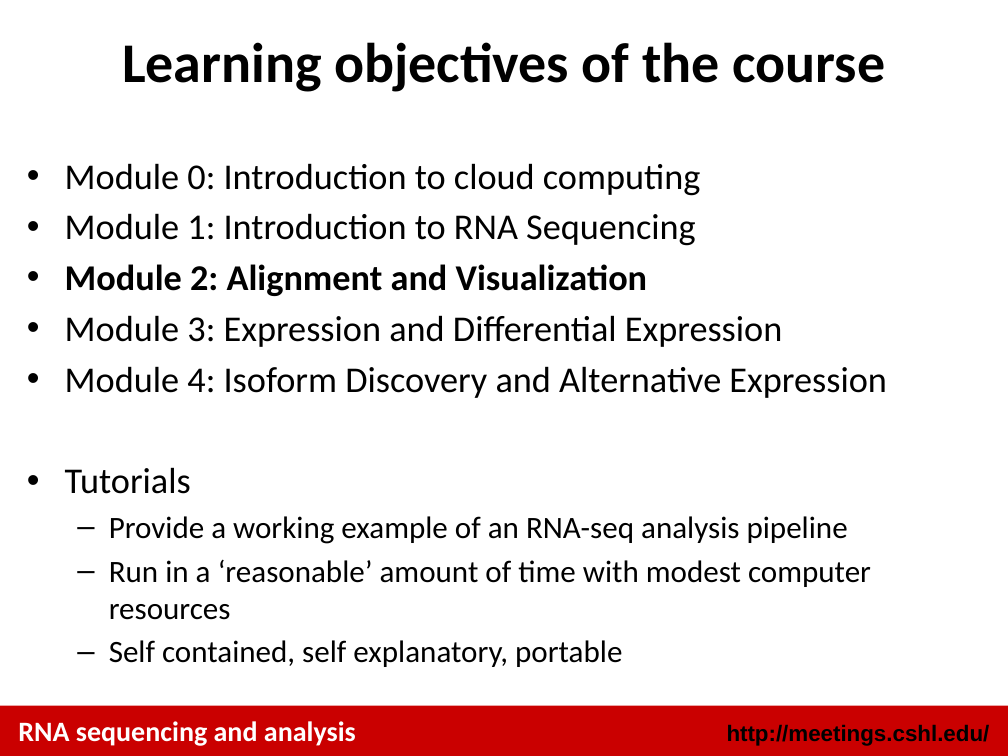
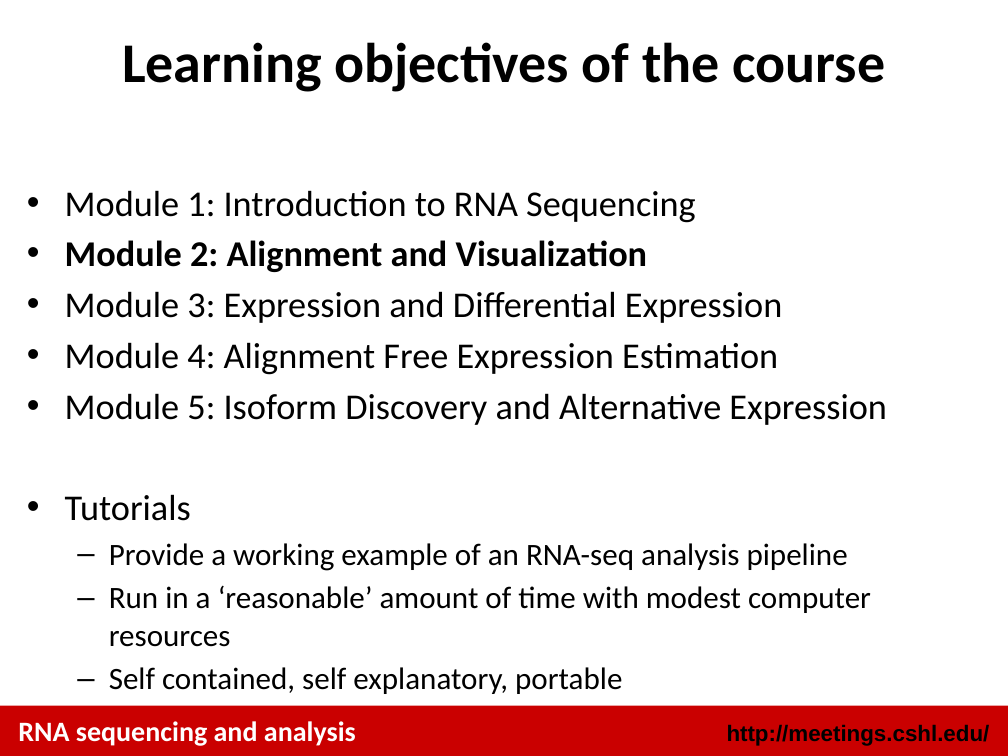
Before and after one commit to griffithlab/rnaseq_tutorial_wiki, a slide deck: slide 3 of LectureFiles/cshl/2018/RNASeq_Module2_Lecture.pptx. Drawn at 1008x756 pixels with LibreOffice and Linux fonts; fonts in the diff are those of the drawing. Boxes give left, top, right and bottom in pixels: in the first picture for what was removed or moved away, otherwise in the second. Text is boxed around its words. In the diff, an @@ line names an element or a change of style, - is before the commit and + after.

```diff
--- a/LectureFiles/cshl/2018/RNASeq_Module2_Lecture.pptx
+++ b/LectureFiles/cshl/2018/RNASeq_Module2_Lecture.pptx
@@ text "Module 1: Introduction to RNA ...": place and size @@
-text "Module 1: Introduction to RNA ..." at [65, 163, 886, 667]
+text "Module 1: Introduction to RNA ..." at [65, 190, 886, 694]
@@ text at [65, 163, 701, 196]: paragraph removed @@
-• Module 0: Introduction to cloud computing
@@ text at [65, 342, 886, 425]: text changed @@
-• Module 4: Isoform Discovery and Alternative Expression
+• Module 4: Alignment Free Expression Estimation
+• Module 5: Isoform Discovery and Alternative Expression
```
Also in this commit, not shown: 23 other files.
